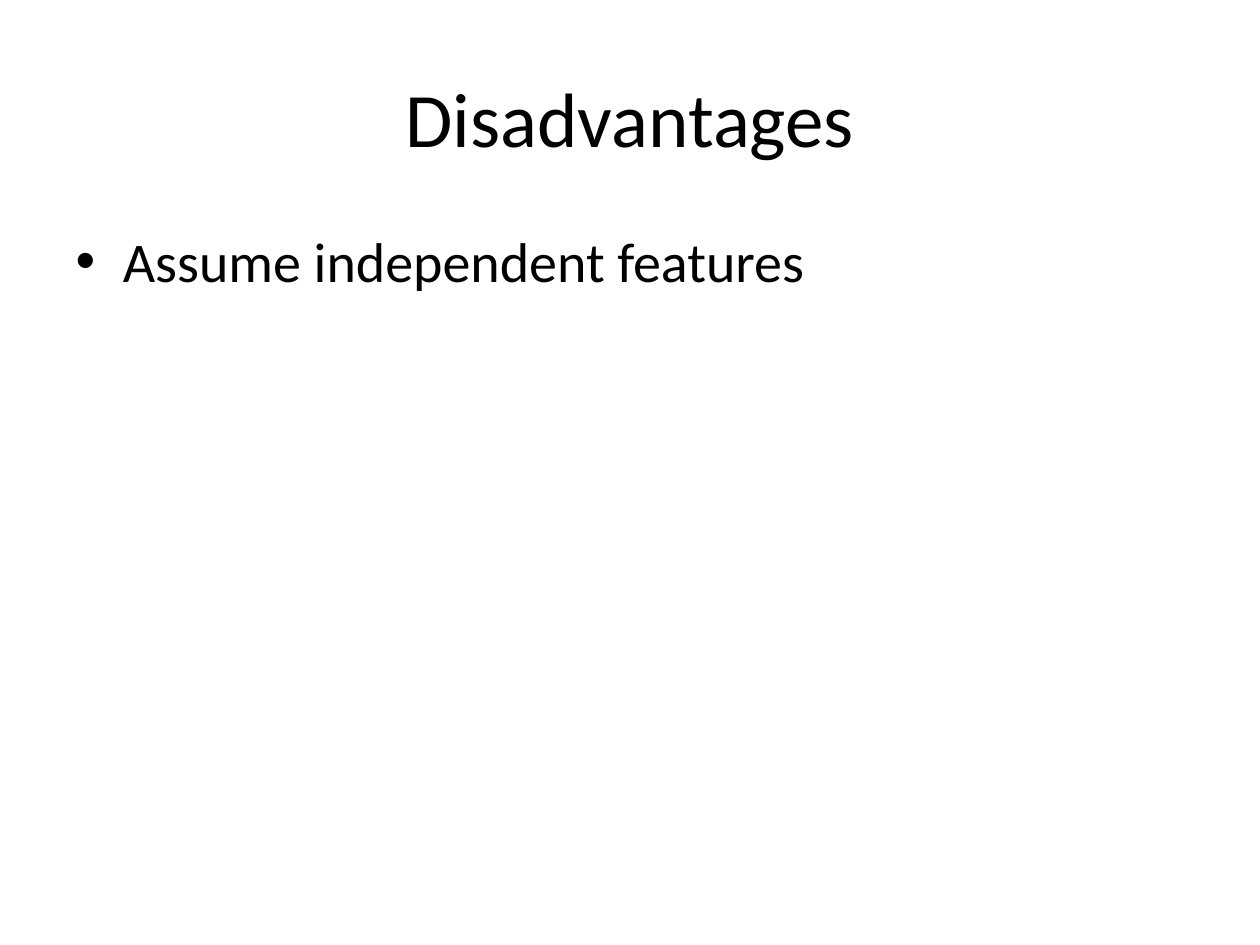
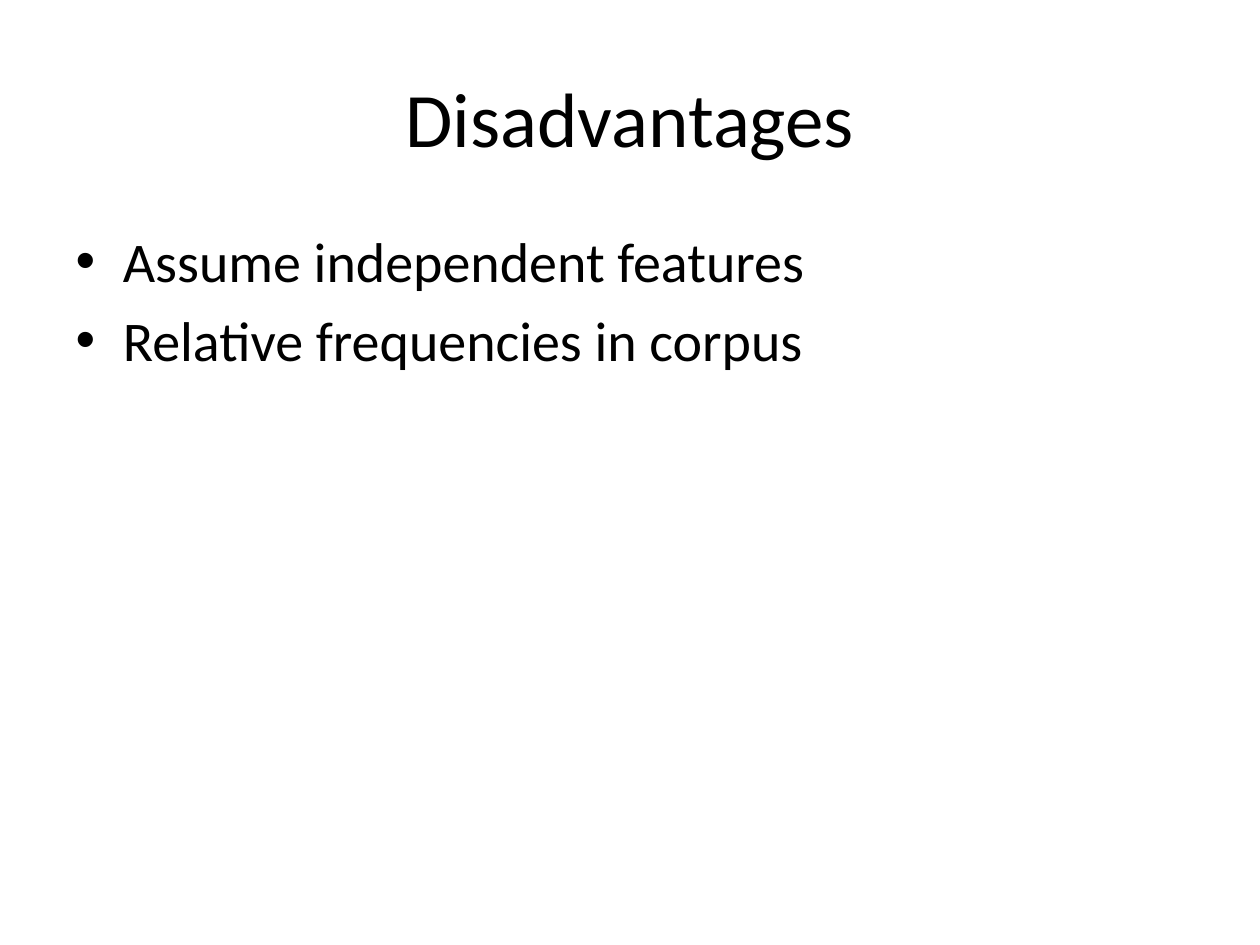
Before and after one commit to look4pritam/ArtificialIntelligence, a slide deck: slide 25 of MachineLearning/NaiveBayes/NaiveBayes.pptx. Drawn at 1260x945 pixels with LibreOffice and Linux fonts; fonts in the diff are those of the drawing. Boxes give left, top, right and bottom in pixels: in the first picture for what was removed or moved away, otherwise in the second. Text is boxed around its words. In the diff, an @@ line names an element or a change of style, - is before the commit and + after.

```diff
--- a/MachineLearning/NaiveBayes/NaiveBayes.pptx
+++ b/MachineLearning/NaiveBayes/NaiveBayes.pptx
@@ text at [123, 322, 802, 370]: paragraph added @@
+• Relative frequencies in corpus
```
Also in this commit, not shown: 1 other slide changed, 1 other file.
